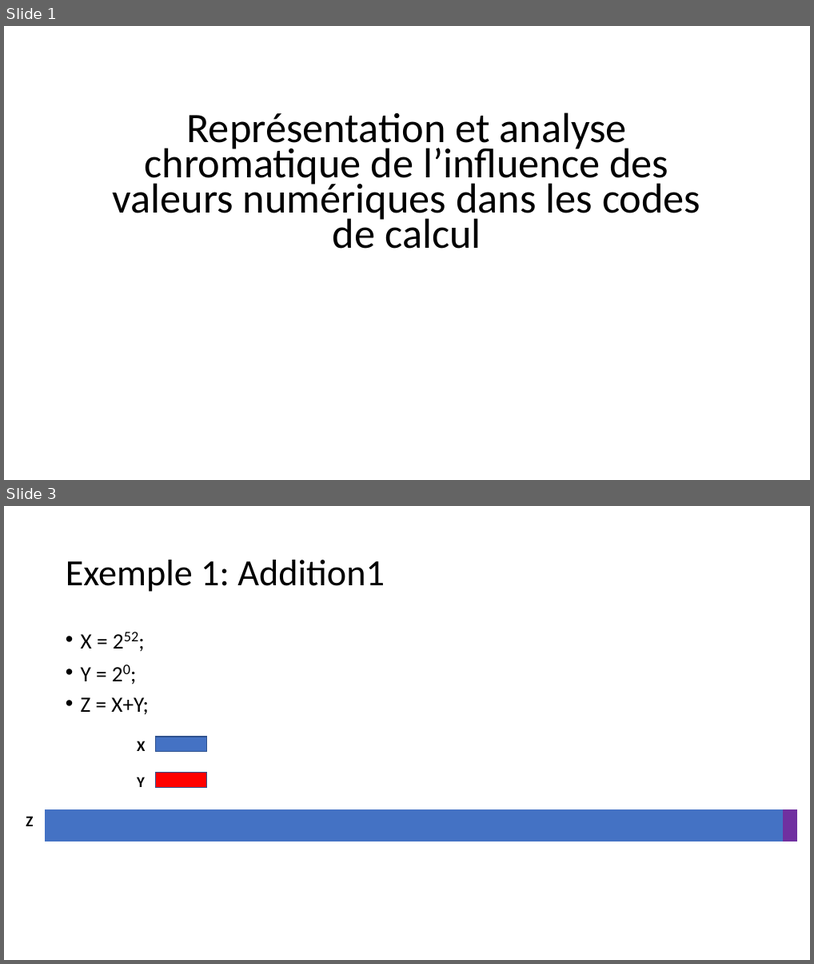
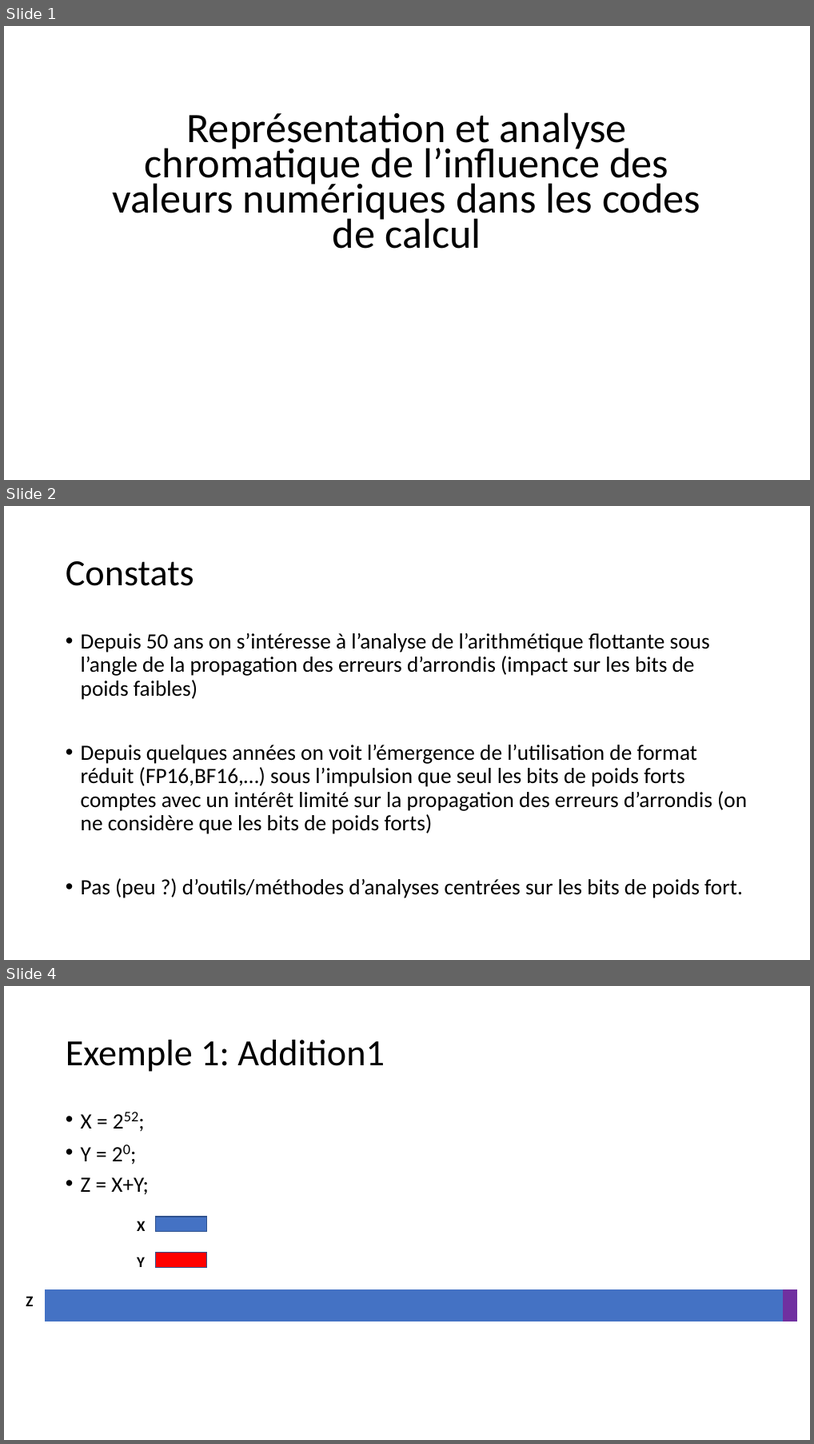
Before and after one commit to ddavid42/chromatic, a slide deck: Presentation/Représentation et analyse chromatique de l’influence des valeurs.odp. Shown one above the other, each under a label of ours: slides 1 and 3 before the commit, slides 1, 2 and 4 after it; the slides between them are not shown. The pictures are 814x964 and 814x1444 pixels, drawn with LibreOffice and Linux fonts; fonts in the diff are those of the drawing. Boxes give left, top, right and bottom in pixels: in the first picture for what was removed or moved away, otherwise in the second. Text is boxed around its words. In the diff, an @@ line names an element or a change of style, - is before the commit and + after.

```diff
--- a/Presentation/Représentation et analyse chromatique de l’influence des valeurs.odp
+++ b/Presentation/Représentation et analyse chromatique de l’influence des valeurs.odp
@@ slide 2 added at (4, 506, 810, 960), background #FFFFFF @@
@@ title added at (66, 561, 194, 586), 44 pt, text #000000 @@
+Constats
@@ text added at (81, 633, 747, 898), 26 pt, text #000000 @@
+• Depuis 50 ans on s’intéresse à l’analyse de l’arithmétique flottante sous l’angle de la propagation des erreurs d’arrondis (impact sur les bits de poids faibles)
+• Depuis quelques années on voit l’émergence de l’utilisation de format réduit (FP16,BF16,…) sous l’impulsion que seul les bits de poids forts comptes avec un intérêt limité sur la propagation des erreurs d’arrondis (on ne considère que les bits de poids forts)
+• Pas (peu ?) d’outils/méthodes d’analyses centrées sur les bits de poids fort.
@@ what was slide 3 is now slide 4 @@
```
Also in this commit, not shown: 5 slides changed.
